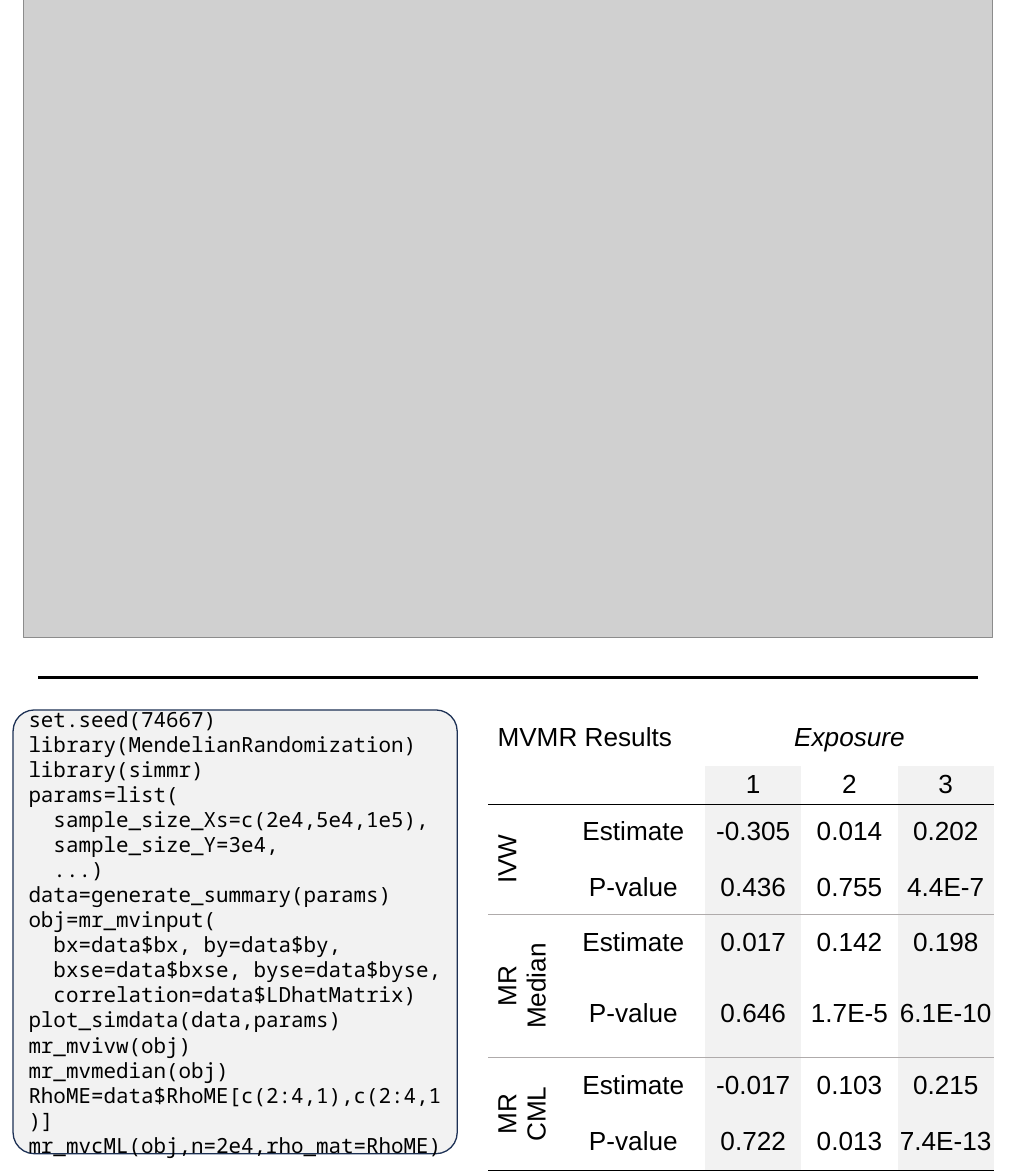
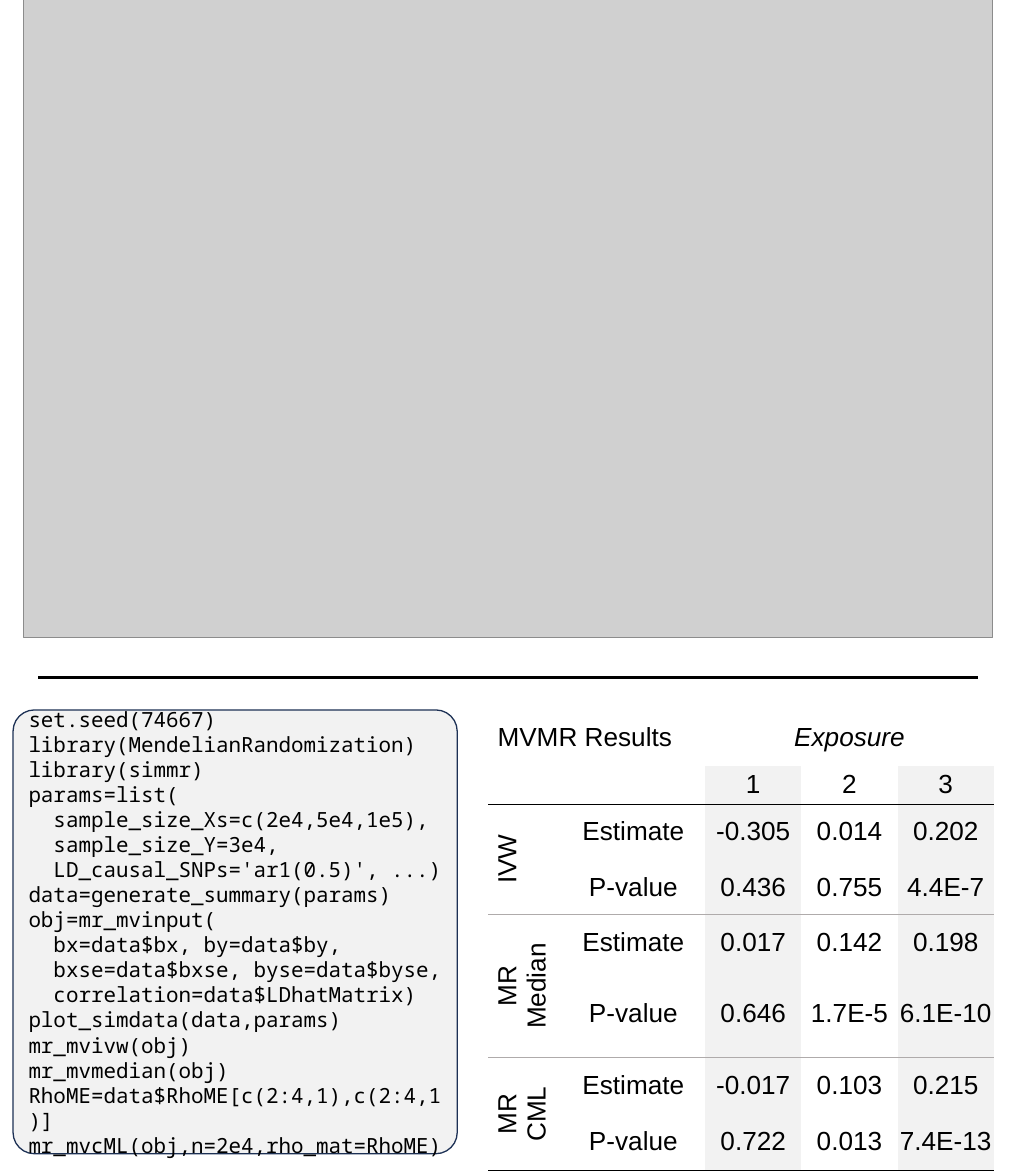
Before and after one commit to noahlorinczcomi/simmrd, a slide deck: slide 1 of example_sim_figure.pptx. Drawn at 1016x1176 pixels with LibreOffice and Linux fonts; fonts in the diff are those of the drawing; grey boxes stand for pictures. Boxes give left, top, right and bottom in pixels: in the first picture for what was removed or moved away, otherwise in the second. Text is boxed around its words. In the diff, an @@ line names an element or a change of style, - is before the commit and + after.

```diff
--- a/example_sim_figure.pptx
+++ b/example_sim_figure.pptx
@@ text in rounded rectangle at (53,861,378,881): text changed @@
-...)
+LD_causal_SNPs='ar1(0.5)', ...)
```
Also in this commit, not shown: 4 other files.
